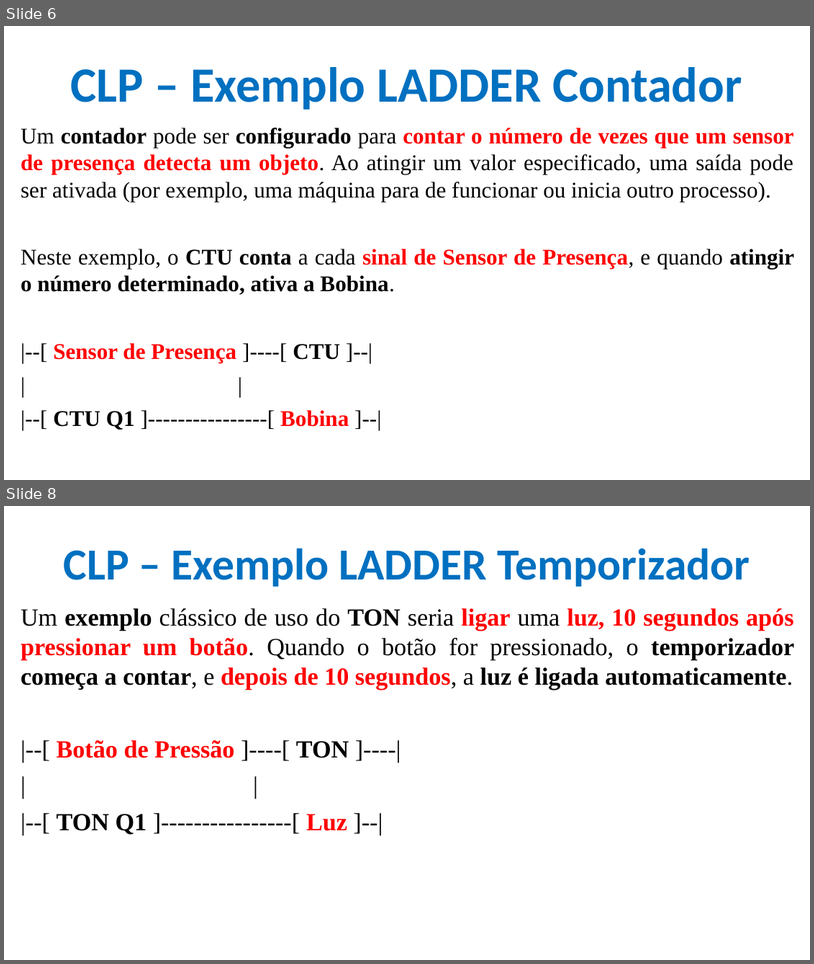
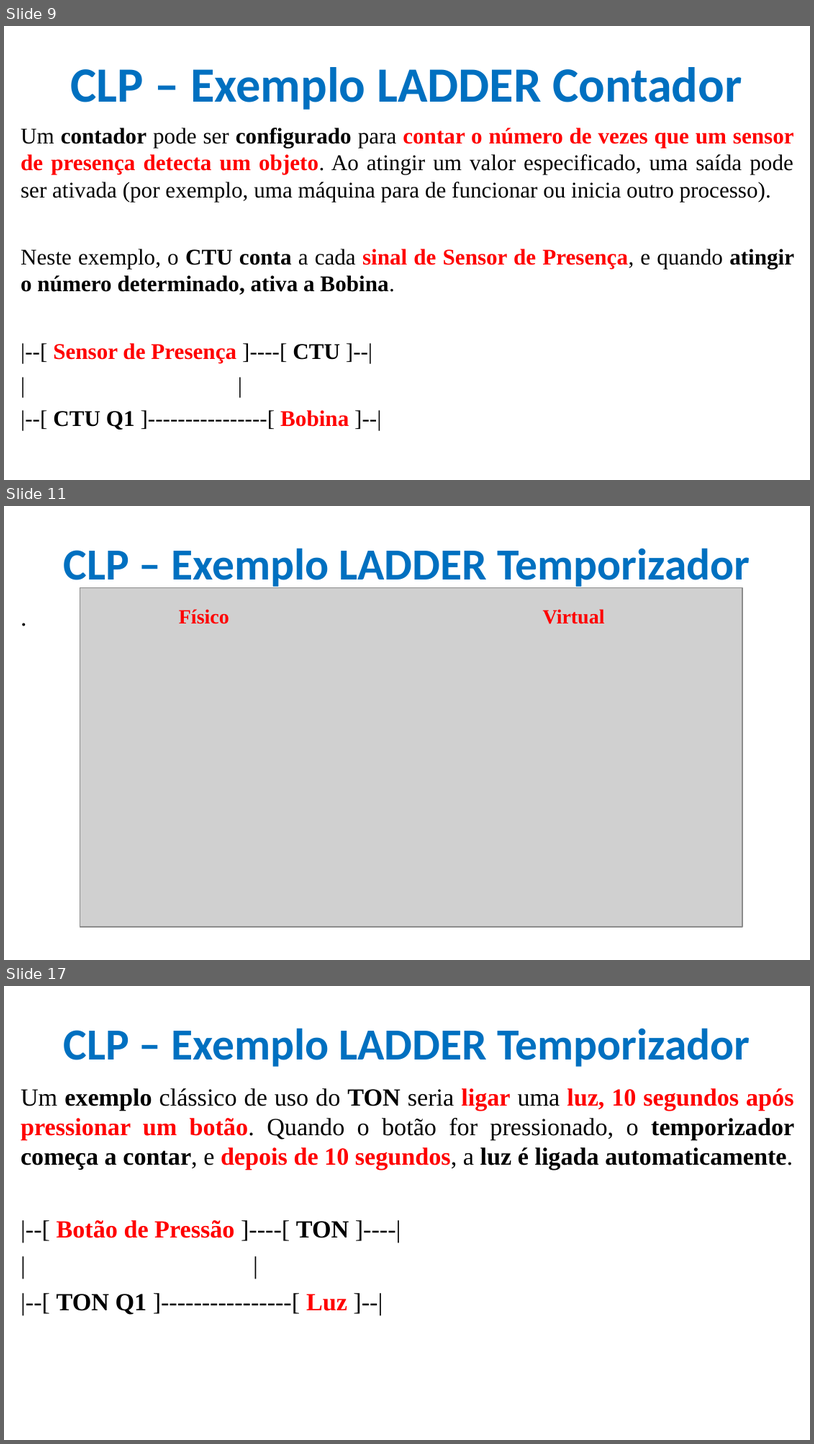
Before and after one commit to CloudEducationBrazil/WydenUniRuyControladoresLogicosProgCLP, a slide deck: 01 Classes/Aula4 - CLP - Programação - Ling LADER Contagem e Temporizadores.pptx. Shown one above the other, each under a label of ours: slides 6 and 8 before the commit, slides 9, 11 and 17 after it; the slides between them are not shown. The pictures are 814x964 and 814x1444 pixels, drawn with LibreOffice and Linux fonts; fonts in the diff are those of the drawing; grey boxes stand for pictures; background and template pictures are left out. Boxes give left, top, right and bottom in pixels: in the first picture for what was removed or moved away, otherwise in the second. Text is boxed around its words. In the diff, an @@ line names an element or a change of style, - is before the commit and + after.

```diff
--- a/01 Classes/Aula4 - CLP - Programação - Ling LADER Contagem e Temporizadores.pptx
+++ b/01 Classes/Aula4 - CLP - Programação - Ling LADER Contagem e Temporizadores.pptx
@@ slide 11 added at <box>4,506,810,960</box>, background picture (left out) @@
@@ title added at <box>64,548,750,590</box>, 39.6 pt, text #0070C0, bold @@
+CLP – Exemplo LADDER Temporizador
@@ picture added at <box>80,588,743,927</box> @@
@@ text added at <box>17,597,798,950</box>, 22 pt, text #000000 @@
+.
@@ text added at <box>179,609,229,624</box>, 18 pt, text #FF0000, bold @@
+Físico
@@ text added at <box>543,609,605,624</box>, 18 pt, text #FF0000, bold @@
+Virtual
@@ what was slide 6 is now slide 9 @@
@@ what was slide 8 is now slide 17 @@
```
Also in this commit, not shown: 3 slides changed, 8 other slides added.
